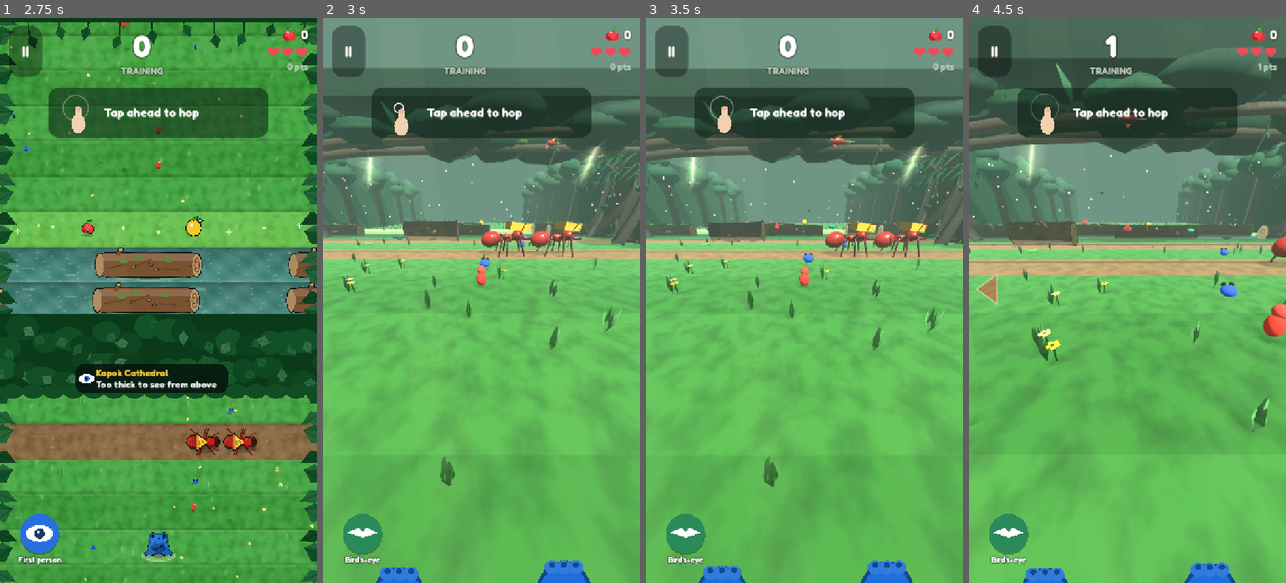
Above: before the commit, frames 1-4 (left to right).
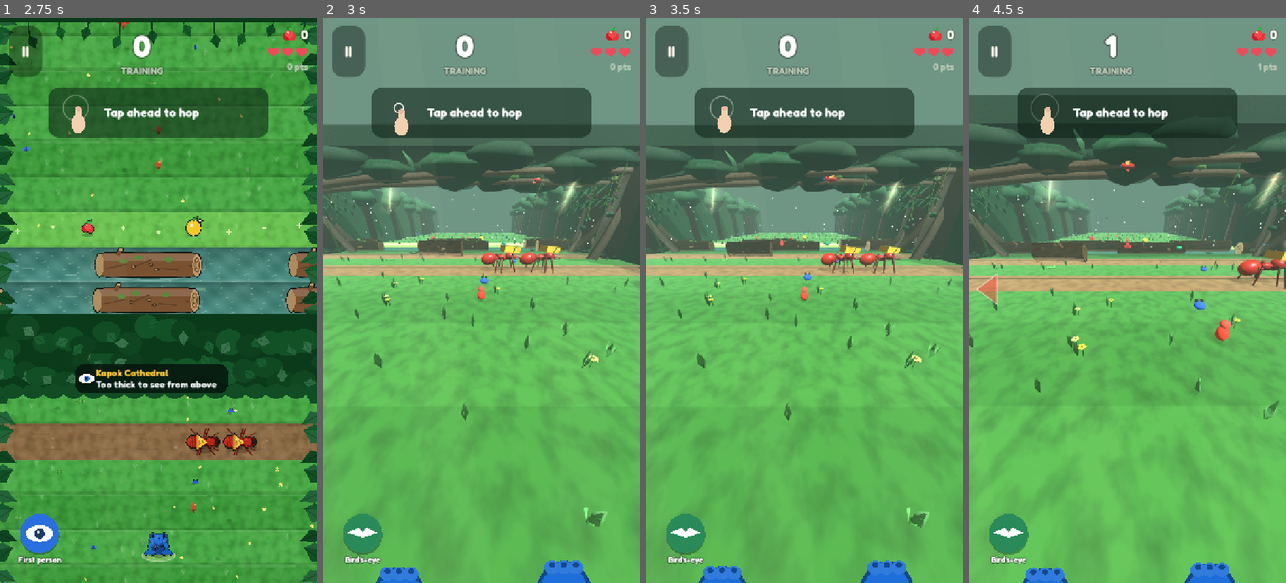
Above: after the commit, the same moments.

Repository: Namastegeitz/Eddie-G
Game: Godot game, scene res://scenes/main.tscn
The game is run twice, just before and just after one commit, with the same random seed, the same clock (stepped at 60 frames per second) and the same inputs.
Inputs (mouse positions are in pixels of both pictures, inside the frame that each line leads up to):
- Up to frame 1 (2.75 s): tap Enter at 0.5 s; move the mouse to (228, 272) at 0.52 s; hold Right 0.53-1.25 s; tap P at 0.6 s; click (228, 272) at 0.67 s; tap Space at 0.77, 1.07 s; click "Restart" at 1.25 s; drag from (95, 328) to (142, 413) at 2.02 s
- Up to frame 2 (3 s): move the mouse to (513, 176) at 2.77 s; hold Right from 2.78 s (still down); tap V at 2.85 s
- Up to frame 3 (3.5 s): keep holding Right
- Up to frame 4 (4.5 s): release Right at 3.5 s; drag from (1111, 413) to (1032, 215) at 3.52 s; move the mouse to (1222, 385) at 4.27 s; hold Left from 4.28 s (still down); tap Q at 4.35 s

Frame 1 is identical in both runs. In frame 2, 27% of the frame differs, in the area x 0-100%, y 9-96%; in frame 3, 27%; in frame 4, 38%, in the area x 0-100%, y 0-98%.

Commit message:
Canopy Crossing: wider first-person view (Wide / Extra wide / Classic)
The first-person field of view now fits the screen's shape: at least the
profile's side-to-side angle, and at least its top-to-bottom angle so wide
screens see the canopy and far ahead (was a fixed 86 deg across, which left
a wide screen only 55 deg tall), capped on tall phones before the edges
smear. Default "Wide": about 93 x 124 deg on a phone (was 86 x 118) and
112 x 80 deg on a wide screen (was 86 x 55); the eye sits a little higher
and further back; 22 rows drawn ahead (was 18); lighter fog. Settings >
First-person view: Wide, Extra wide (about 103 x 132 on a phone) or Classic.
Audit checks the angles on both screen shapes.

Co-Authored-By: Claude Opus 5.5 <noreply@anthropic.com>
Claude-Session: https://claude.ai/code/session_01QbbmFLYREtqb9iWDBsztfg

Diff:
--- a/apps/canopy-crossing/content/settings_defaults.json
+++ b/apps/canopy-crossing/content/settings_defaults.json
@@ -10,5 +10,6 @@
   "ads_personalised": false,
   "show_fps": false,
   "first_person": false,
+  "fpv_view": "wide",
   "graphics": "auto"
 }
--- a/apps/canopy-crossing/scripts/ui/settings_screen.gd
+++ b/apps/canopy-crossing/scripts/ui/settings_screen.gd
@@ -21,6 +21,7 @@
 	box.add_child(_slider("Sound effects", "sfx"))
 	box.add_child(_music_style())
 	box.add_child(_quality())
+	box.add_child(_fpv_view())
 	box.add_child(_toggle("Haptics", "haptics", "Light vibration on hops and hits."))
 	box.add_child(_toggle("Left-handed controls", "left_handed", "Ability button on the left."))
 	box.add_child(_toggle("Colour-blind hazard markers", "colorblind", "Warning triangles on deadly things, outlines on safe rides."))
@@ -101,6 +102,40 @@
 	return v
 
 
+## First-person view: how much you see to the sides, above and ahead.
+func _fpv_view() -> Control:
+	var v := UI.vbox(6)
+	v.add_child(UI.label("First-person view", 28))
+	var row := UI.hbox(8)
+	var group := ButtonGroup.new()
+	var hint := UI.label("", 20, UI.MUTED)
+	hint.autowrap_mode = TextServer.AUTOWRAP_WORD_SMART
+	var names := {"wide": "Wide", "extra": "Extra wide", "classic": "Classic"}
+	var hints := {"wide": "See more to the left and right, above and further ahead.",
+		"extra": "The widest view: the most to the sides and above (edges stretch a little).",
+		"classic": "The original, closer view."}
+	var cur := String(Save.setting("fpv_view", "wide"))
+	for st in ["wide", "extra", "classic"]:
+		var b := Button.new()
+		b.text = String(names[st])
+		b.toggle_mode = true
+		b.button_group = group
+		b.button_pressed = st == cur
+		b.custom_minimum_size = Vector2(0, 64)
+		b.size_flags_horizontal = Control.SIZE_EXPAND_FILL
+		b.add_theme_font_size_override("font_size", 24)
+		b.toggled.connect(func(on):
+			if on:
+				Save.set_setting("fpv_view", st)
+				Analytics.event("settings_fpv_view", {"view": st})
+				hint.text = String(hints[st]))
+		row.add_child(b)
+	v.add_child(row)
+	v.add_child(hint)
+	hint.text = String(hints.get(cur, hints.wide))
+	return v
+
+
 ## Graphics: Auto / High / Medium / Low as four big tap targets.
 func _quality() -> Control:
 	var v := UI.vbox(6)
--- a/apps/canopy-crossing/scripts/view/world_view_3d.gd
+++ b/apps/canopy-crossing/scripts/view/world_view_3d.gd
@@ -6,7 +6,19 @@
 ## show up here too. Under dense canopy the light drops and leaves close in
 ## overhead, but nothing is hidden: this is the view that sees under them.
 
-const AHEAD := 18
+const AHEAD := 22
+## First-person view profiles (Settings > First-person view). h: side-to-side
+## field of view (open sky, under canopy); v: the least top-to-bottom view (so
+## wide screens see the canopy and far ahead too); vmax: the most top-to-bottom
+## on a tall phone (beyond it the edges stretch, so the sides give way);
+## back: how far behind the animal's head the eye sits; up: how far above it
+## (a little higher shows more rows ahead); pitch: look-down angle; fog: how
+## much of the usual mist.
+const VIEWS := {
+	"classic": {"h": [86.0, 97.0], "v": [0.0, 0.0], "vmax": 140.0, "back": 0.8, "up": 0.0, "pitch": [-27.0, -19.0], "fog": 1.0},
+	"wide": {"h": [96.0, 104.0], "v": [80.0, 88.0], "vmax": 124.0, "back": 1.1, "up": 0.35, "pitch": [-27.0, -20.0], "fog": 0.8},
+	"extra": {"h": [108.0, 114.0], "v": [92.0, 98.0], "vmax": 132.0, "back": 1.3, "up": 0.55, "pitch": [-27.0, -19.0], "fog": 0.65},
+}
 const BEHIND := 2
 const POOL_MAX := 12              # spare moving-thing nodes kept per kind and size
 const POOL_TOTAL := 64            # ...and in all (lengths vary, so the oldest spares go first)
@@ -154,10 +166,13 @@
 	var y := eye_h + lift * 0.7 + sin(t * 2.2) * 0.008
 	if sim.state in ["respawn", "dead", "restart", "over"] and sim.cause != "":
 		y = lerpf(cam.position.y, 0.05 if sim.cause in ["drowned", "fell"] else 0.18, minf(1.0, dt * 3.0))
-	cam.position = Vector3(dp.x, y, -dp.y + 0.8)
+	var vw := view_profile()
+	if not (sim.state in ["respawn", "dead", "restart", "over"] and sim.cause != ""):
+		y += float(vw.up)
+	cam.position = Vector3(dp.x, y, -dp.y + float(vw.back))
 	# under the canopy the gaze lifts a little to take in the scene ahead
-	cam.rotation_degrees = Vector3(lerpf(-27.0, -19.0, shade) + lift * 6.0, 0.0, 0.0)
-	cam.fov = lerpf(86.0, 97.0, shade)
+	cam.rotation_degrees = Vector3(lerpf(float(vw.pitch[0]), float(vw.pitch[1]), shade) + lift * 6.0, 0.0, 0.0)
+	_apply_fov(vw)
 	var here := sim.world.lane(sim.row)
 	var next := sim.world.lane(sim.row + 1)
 	var covered := here.covered or next.covered
@@ -175,7 +190,7 @@
 	env.fog_light_color = _fog0.lerp(fog, shade)
 	var mist := 1.0 if "mist" in Array(scene.get("particles", [])) else 0.0
 	# thicker air under the leaves, but capped so hazards a few rows ahead stay readable
-	env.fog_density = lerpf(_fog_d0, minf(0.075, _fog_d0 + 0.015 * mist + 0.008), shade)
+	env.fog_density = lerpf(_fog_d0, minf(0.075, _fog_d0 + 0.015 * mist + 0.008), shade) * float(vw.fog)
 	env.background_color = _sky.lerp(color("canopy_dark", "#0b3a1a"), shade * 0.85).lerp(fog.darkened(0.3), shade * 0.3)
 	var lo := sim.row - BEHIND
 	var hi := sim.row + AHEAD
@@ -260,6 +275,38 @@
 ## into view (hidden, in the reuse pool), then row meshes (canopy scenery and grass rows) up to
 ## 60 rows ahead. Runs every frame in either view, so by the time you hop
 ## forward, reach a canopy or switch to first person, nothing stalls.
+func view_profile() -> Dictionary:
+	return VIEWS.get(String(Save.setting("fpv_view", "wide")), VIEWS.wide)
+
+
+## Field of view for this screen's shape: at least the profile's side-to-side
+## angle, and at least its top-to-bottom angle (a wide screen gets a taller
+## view instead of a letterbox), but never so tall on a phone that the edges
+## smear (the sides give way first).
+func _apply_fov(vw: Dictionary, aspect := -1.0) -> void:
+	var a := aspect if aspect > 0.0 else size.x / maxf(1.0, size.y)
+	var h := lerpf(float(vw.h[0]), float(vw.h[1]), shade)
+	var v_min := lerpf(float(vw.v[0]), float(vw.v[1]), shade)
+	var v_of_h := rad_to_deg(2.0 * atan(tan(deg_to_rad(h) * 0.5) / maxf(0.1, a)))
+	if v_of_h < v_min:
+		cam.keep_aspect = Camera3D.KEEP_HEIGHT
+		cam.fov = v_min
+	else:
+		if v_of_h > float(vw.vmax):
+			h = rad_to_deg(2.0 * atan(tan(deg_to_rad(float(vw.vmax)) * 0.5) * a))
+		cam.keep_aspect = Camera3D.KEEP_WIDTH
+		cam.fov = h
+
+
+## The view's angles on screen now, in degrees: (side to side, top to bottom).
+func view_angles(aspect := -1.0) -> Vector2:
+	var a := aspect if aspect > 0.0 else size.x / maxf(1.0, size.y)
+	var t := tan(deg_to_rad(cam.fov) * 0.5)
+	if cam.keep_aspect == Camera3D.KEEP_WIDTH:
+		return Vector2(cam.fov, rad_to_deg(2.0 * atan(t / a)))
+	return Vector2(rad_to_deg(2.0 * atan(t * a)), cam.fov)
+
+
 func warm_step() -> void:
 	if is_visible_in_tree() and _warm_ents():
 		return
--- a/apps/canopy-crossing/tests/phase_audit.gd
+++ b/apps/canopy-crossing/tests/phase_audit.gd
@@ -1354,6 +1354,15 @@
 	for i in 60:
 		gs._process(1.0 / 60.0)
 	check("hopping works in first person", true)
+	# the wide view: more to the sides on a phone, much taller on a wide screen
+	var w3a = gs.wv3
+	w3a._apply_fov(w3a.view_profile(), 720.0 / 1280.0)
+	var port: Vector2 = w3a.view_angles(720.0 / 1280.0)
+	w3a._apply_fov(w3a.view_profile(), 1280.0 / 720.0)
+	var land: Vector2 = w3a.view_angles(1280.0 / 720.0)
+	w3a._apply_fov(w3a.view_profile())
+	print("  first-person view: phone %.0f x %.0f deg, wide screen %.0f x %.0f deg (was 86 x 118 / 86 x 55)" % [port.x, port.y, land.x, land.y])
+	check("first person sees wide by default: more to the sides and above on phones and wide screens", String(Content.settings_defaults.get("fpv_view", "")) == "wide" and port.x >= 90.0 and port.y >= 118.0 and land.x >= 100.0 and land.y >= 78.0, "%s %s" % [port, land])
 	check("first person draws at the interpolated time (within one step ahead)", gs.sim.vt >= gs.sim.wt and gs.sim.vt - gs.sim.wt <= 1.0 / 60.0 + 0.0001, "%.4f" % (gs.sim.vt - gs.sim.wt))
 	# moving things that come into view are taken from a pool filled ahead
 	# of time (and returned to it when they leave), so a hop builds nothing
Not shown, changed: STATUS.md
